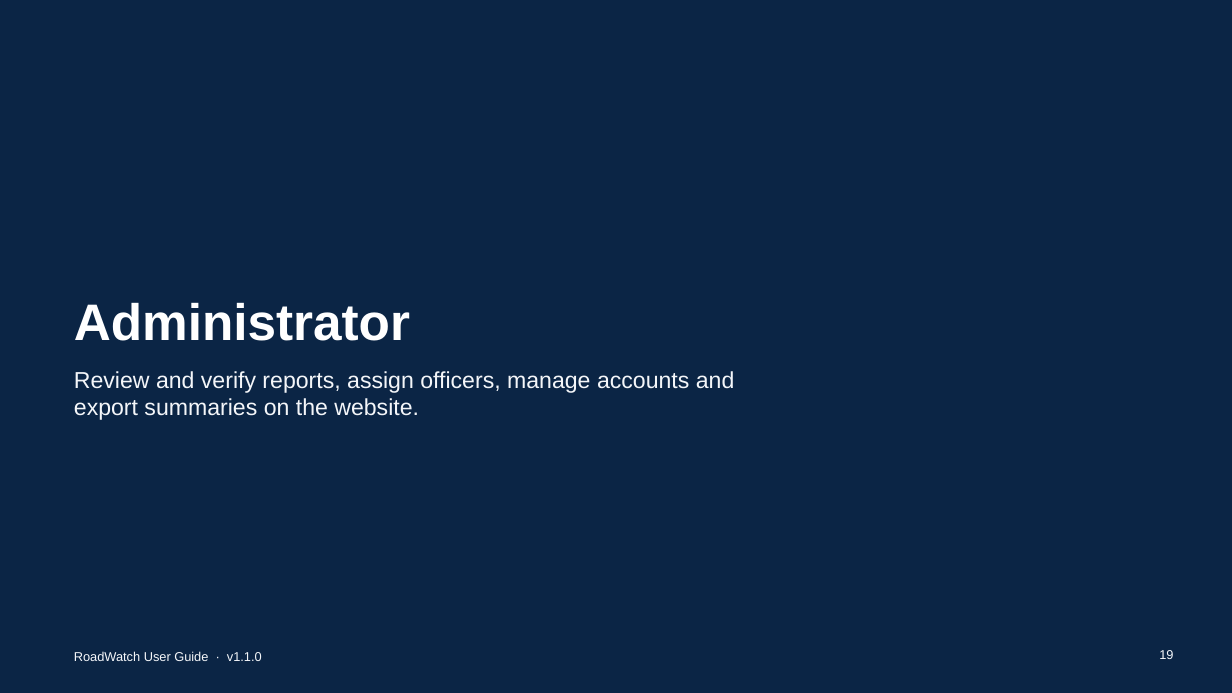
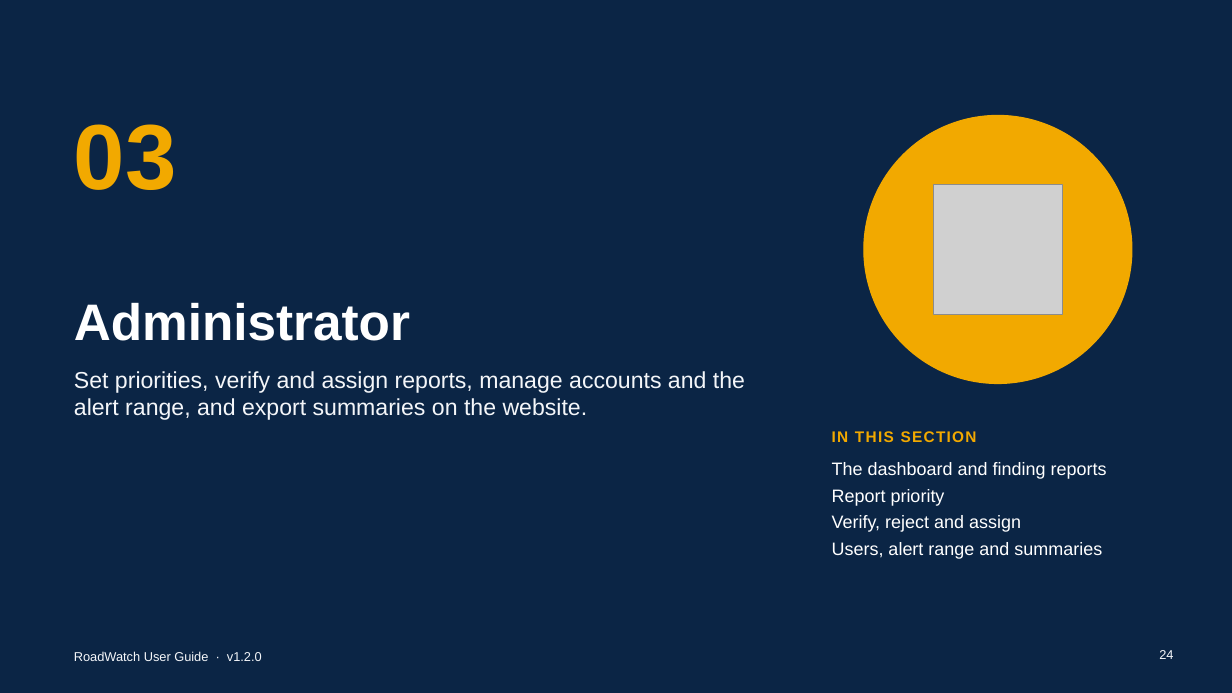
Before and after one commit to l3n8n-ocd/roadwatch, a slide deck: slide 24 of docs/user-guide/RoadWatch-User-Guide.pptx (slide 19 before the commit). Drawn at 1232x693 pixels with LibreOffice and Linux fonts; fonts in the diff are those of the drawing; grey boxes stand for pictures. Boxes give left, top, right and bottom in pixels: in the first picture for what was removed or moved away, otherwise in the second. Text is boxed around its words. In the diff, an @@ line names an element or a change of style, - is before the commit and + after.

Commit message:
docs: PowerPoint user guide v1.2.0 for every role: what is new, report priority, On duty and nearby alerts, confirm or reject on scene, Users toolbar, alert range, the Guide and Read aloud; new web and app addresses (#26)

```diff
--- a/docs/user-guide/RoadWatch-User-Guide.pptx
+++ b/docs/user-guide/RoadWatch-User-Guide.pptx
@@ ellipse added at (864,116,1132,384), fill #F2A900, outline #F2A900 1 pt @@
@@ text added at (74,124,177,190), 72 pt, text #F2A900, bold @@
+03
@@ picture added at (933,185,1063,314) @@
@@ text at (74,371,745,420): text changed @@
-Review and verify reports, assign officers, manage accounts and export summaries on the website.
+Set priorities, verify and assign reports, manage accounts and the alert range, and export summaries on the website.
@@ text added at (832,431,977,442), 12 pt, text #F2A900, bold @@
+IN THIS SECTION
@@ text added at (832,462,1107,559), 14 pt, text #FFFFFF @@
+The dashboard and finding reports
+Report priority
+Verify, reject and assign
+Users, alert range and summaries
@@ text at (74,651,262,661): text changed @@
-RoadWatch User Guide · v1.1.0
+RoadWatch User Guide · v1.2.0
@@ page number at (1159,650,1173,659): text changed @@
-19
+24
```
Also in this commit, not shown: 29 other slides changed, 9 slides added, 1 slide removed, 1 other file.
